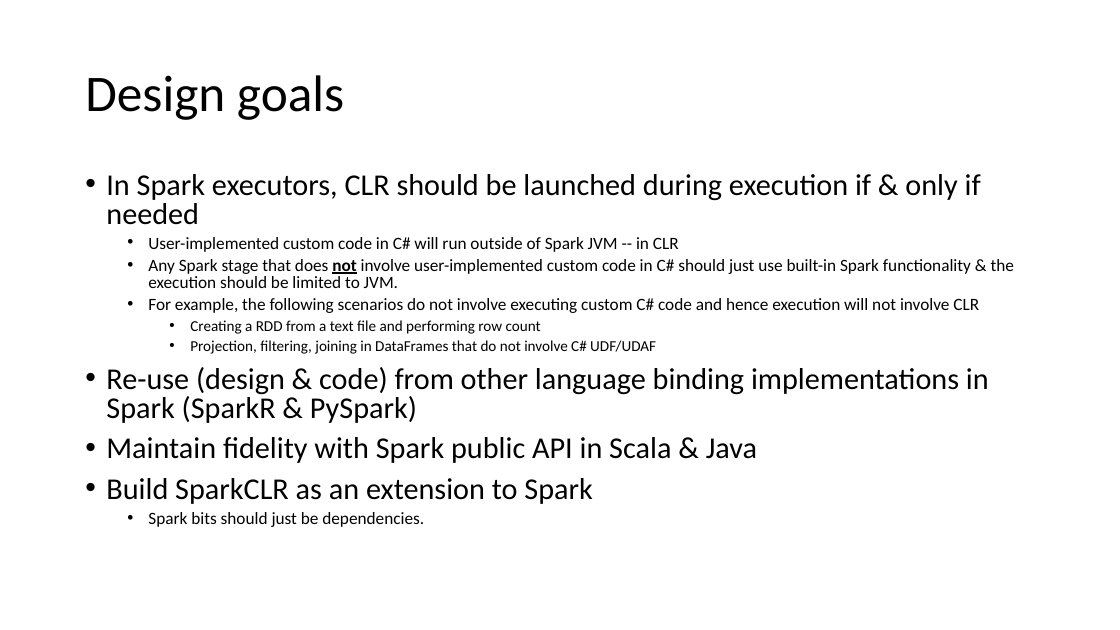
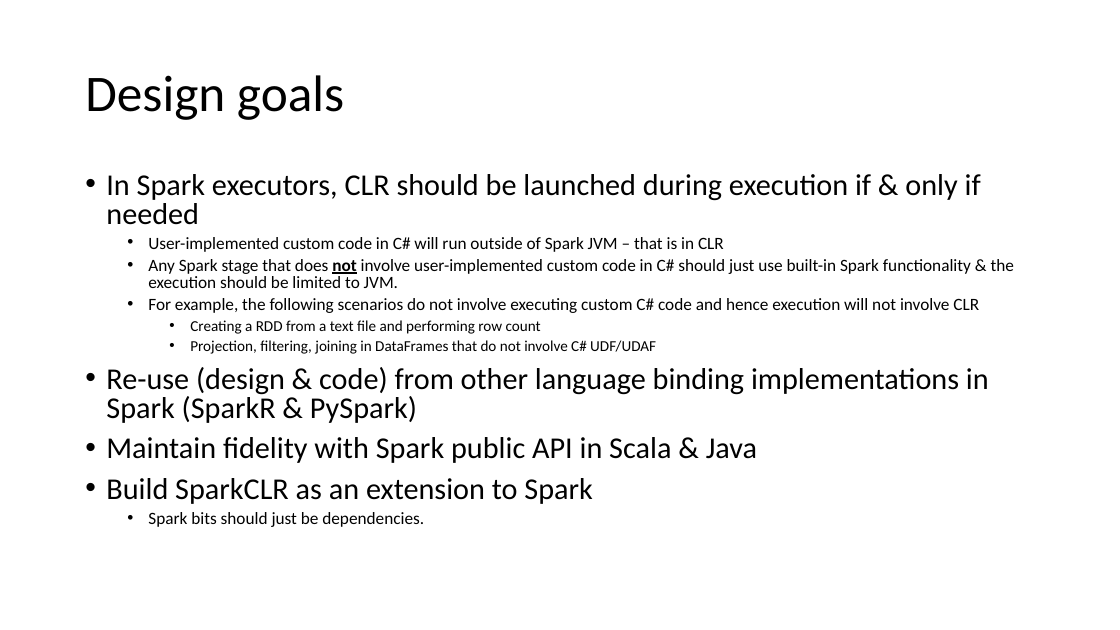
Before and after one commit to microsoft/Mobius, a slide deck: slide 4 of docs/SparkCLR.pptx. Drawn at 1120x630 pixels with LibreOffice and Linux fonts; fonts in the diff are those of the drawing. Boxes give left, top, right and bottom in pixels: in the first picture for what was removed or moved away, otherwise in the second. Text is boxed around its words. In the diff, an @@ line names an element or a change of style, - is before the commit and + after.

```diff
--- a/docs/SparkCLR.pptx
+++ b/docs/SparkCLR.pptx
@@ text at (148,237,724,252): text changed @@
-  • User-implemented custom code in C# will run outside of Spark JVM -- in CLR
+  • User-implemented custom code in C# will run outside of Spark JVM – that is in CLR
```
Also in this commit, not shown: 8 other slides changed, 1 slide added, 6 slides removed, 1 other file.
